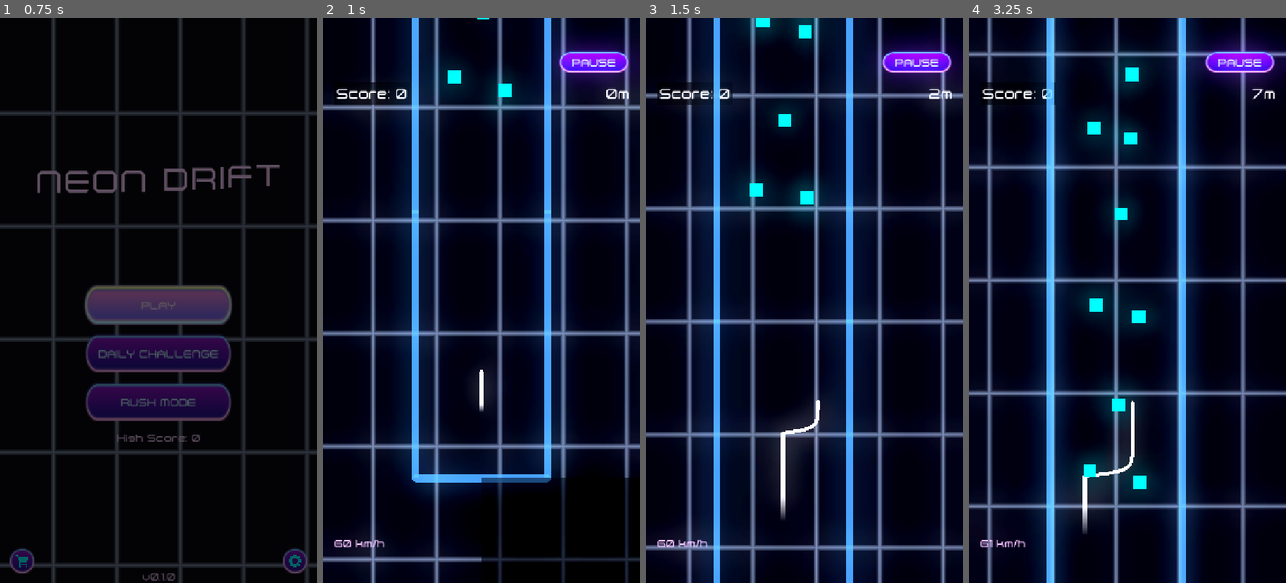
Above: before the commit, frames 1-4 (left to right).
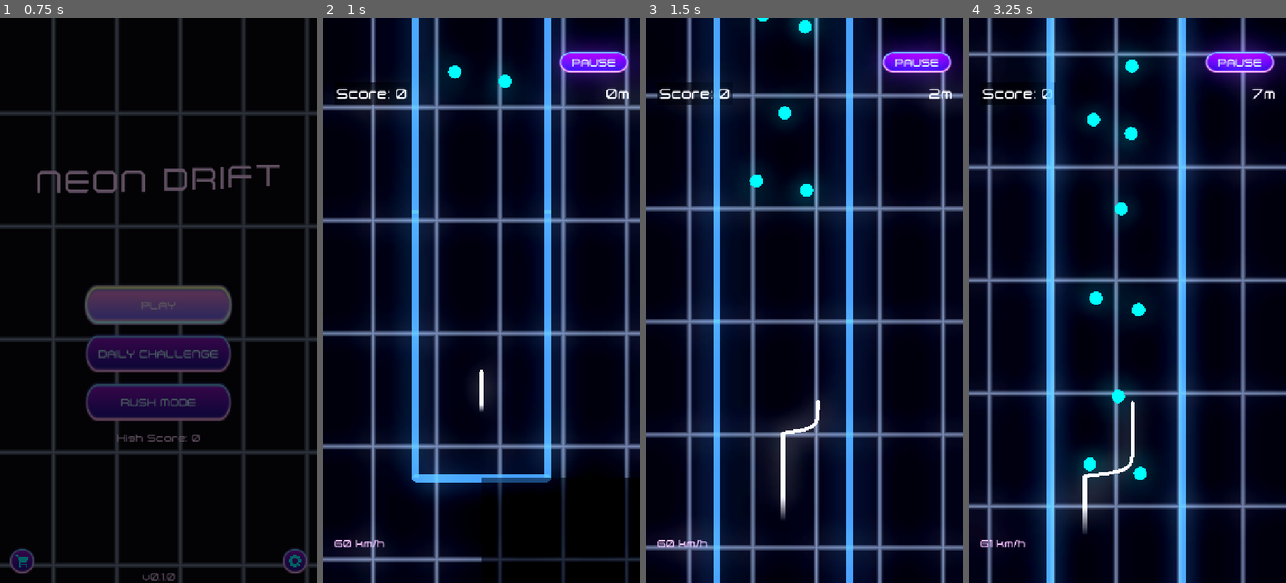
Above: after the commit, the same moments.

Repository: topher235/neon-drifter
Game: Godot game, scene res://scenes/main/main.tscn
The game is run twice, just before and just after one commit, with the same random seed, the same clock (stepped at 60 frames per second) and the same inputs.
Inputs (mouse positions are in pixels of both pictures, inside the frame that each line leads up to):
- Up to frame 1 (0.75 s): click "PLAY" at 0.5 s
- Up to frame 2 (1 s): no input
- Up to frame 3 (1.5 s): tap Enter (ui_accept) at 1.25 s; move the mouse to (874, 272) at 1.27 s; press the mouse at (874, 272) at 1.28 s
- Up to frame 4 (3.25 s): tap Enter (ui_accept) at 1.52, 2.27 s; move the mouse to (1064, 328) at 2.02 s; release the mouse at (1064, 328) at 2.03 s; click (1064, 328) at 2.1 s; move the mouse to (1159, 176) at 2.77 s; press the mouse at (1159, 176) at 2.78 s

Frame 1 is identical in both runs. In frame 2, 0.2% of the frame differs, in the area x 39-60%, y 0-14%; in frame 3, 0.6%; in frame 4, 1.0%, in the area x 36-56%, y 7-84%.

Commit message:
Convert orb from square to circle

Diff:
--- a/scenes/collectibles/orb.gd
+++ b/scenes/collectibles/orb.gd
@@ -4,8 +4,8 @@
 @export var orb_color: Color = Color(0, 1, 1, 1)  # Cyan
 @export var orb_radius: float = 15.0
 
+var polygon_node: Polygon2D = null
 
-#@onready var visual: ColorRect = $Visual
 
 func _ready() -> void:
     super._ready()
@@ -16,9 +16,28 @@
 
 func _setup_visual() -> void:
     if visual:
-        visual.size = Vector2(orb_radius * 2, orb_radius * 2)
-        visual.position = -visual.size / 2
-        visual.color = orb_color
+        # Create circular shape using Polygon2D
+        var circle_polygon = Polygon2D.new()
+
+        # Generate circle points
+        var num_points = 32
+        var points = PackedVector2Array()
+
+        for i in range(num_points):
+            var angle = (float(i) / num_points) * TAU
+            var x = cos(angle) * orb_radius
+            var y = sin(angle) * orb_radius
+            points.append(Vector2(x, y))
+
+        circle_polygon.polygon = points
+        circle_polygon.color = orb_color
+
+        # Remove the ColorRect visual
+        visual.queue_free()
+
+        # Add circle as a child
+        add_child(circle_polygon)
+        polygon_node = circle_polygon
 
 
 func _setup_collision() -> void:
